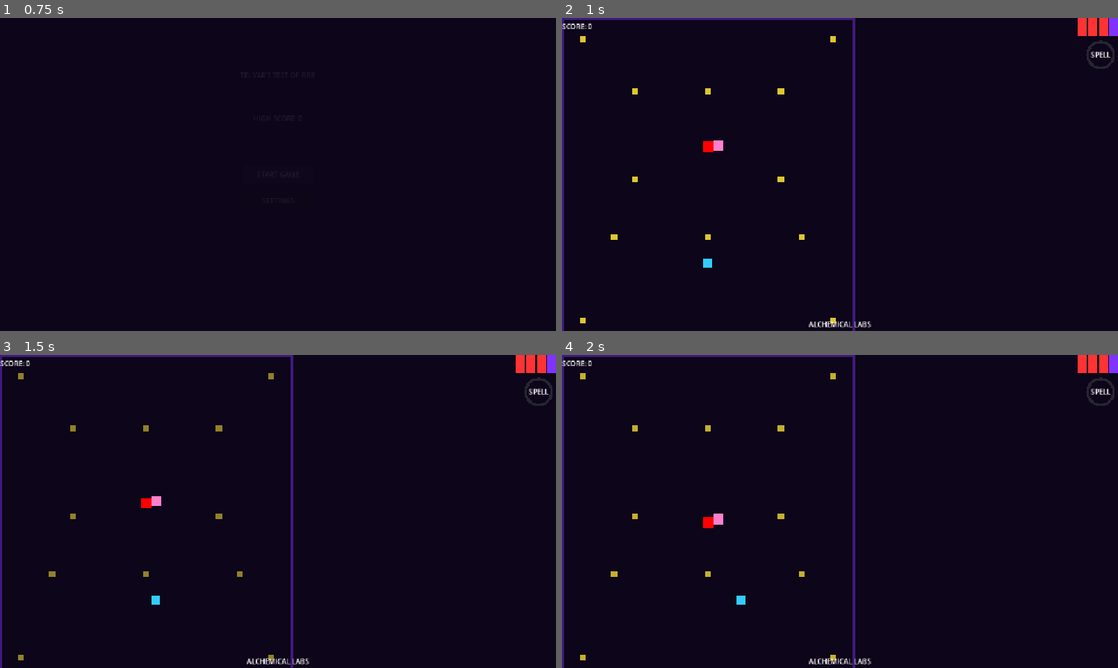
Above: before the commit, frames 1-4 (two rows, left to right).
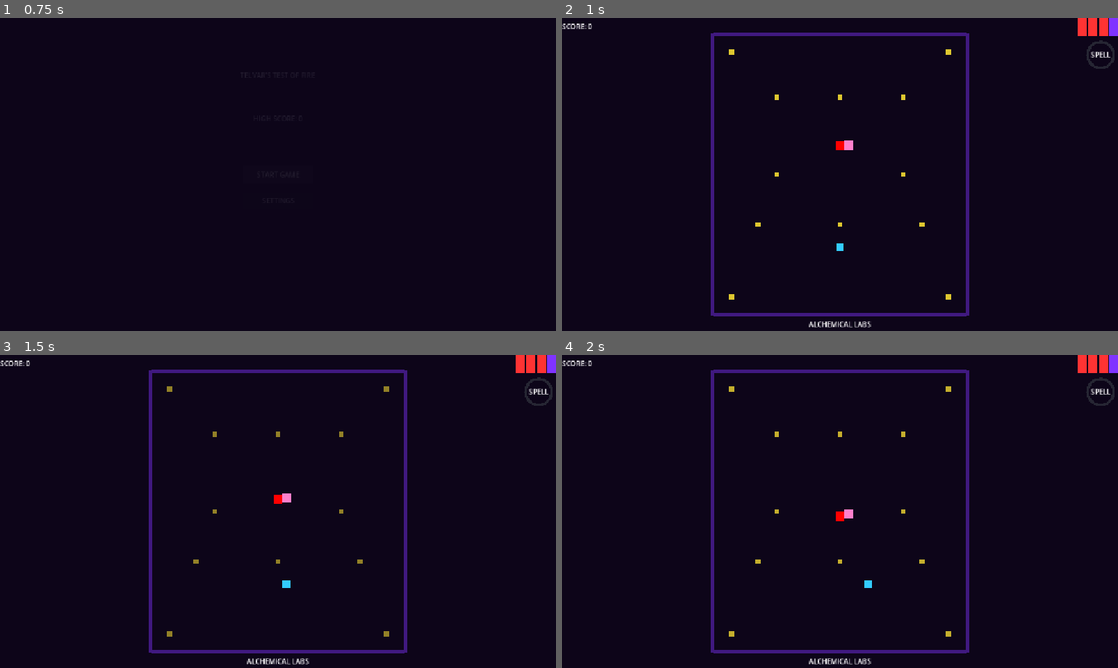
Above: after the commit, the same moments.

Repository: markcromwell/telvar-test-of-fire
Game: Godot game, scene res://scenes/Main.tscn
The game is run twice, just before and just after one commit, with the same random seed, the same clock (stepped at 60 frames per second) and the same inputs.
Inputs:
- Up to frame 1 (0.75 s): click "START GAME" at 0.5 s
- Up to frame 2 (1 s): no input
- Up to frame 3 (1.5 s): hold Right (move_right) from 1.28 s (still down)
- Up to frame 4 (2 s): keep holding Right (move_right)

Frame 1 is identical in both runs. In frame 2, 4.0% of the frame differs, in the area x 0-74%, y 0-100%; in frame 3, 4.0%; in frame 4, 4.0%.

Commit message:
fix: camera zoom, ghost-player collision, player bounds clamping
LevelBase: zoom camera to 0.87 so maze fits screen with room for HUD
  bars (TopBar 40px, BottomBar 30px). Maze (672x744) now visible without
  the level label overlapping the play area.

LevelBase: add _physics_process ghost-player distance check (< 14px).
  FRIGHTENED ghost -> get_banished(). SCATTER/CHASE ghost -> player dies.
  Uses safe duck-typed get("current_state") to avoid type errors.

Player: clamp position to [12,660] x [12,732] so player cannot walk
  off the bottom/sides of the maze even if raycast misses.

Co-Authored-By: Claude Sonnet 4.6 <noreply@anthropic.com>

Diff:
--- a/scripts/LevelBase.gd
+++ b/scripts/LevelBase.gd
@@ -17,12 +17,44 @@
 
 func _ready() -> void:
 	_setup_level()
+	_setup_camera()
 	GameManager.banish_mode_started.connect(_on_banish_started)
 	GameManager.banish_mode_ended.connect(_on_banish_ended)
 	if hud:
 		hud.set_level_name(level_name)
 		hud.restart_pressed.connect(_restart_level)
 		hud.quit_pressed.connect(_quit_to_title)
+
+
+func _setup_camera() -> void:
+	var cam := Camera2D.new()
+	cam.position = Vector2(336, 372)
+	cam.zoom = Vector2(0.87, 0.87)
+	add_child(cam)
+	cam.make_current()
+
+
+func _physics_process(_delta: float) -> void:
+	if not _player or not is_instance_valid(_player):
+		return
+	if not _player.is_alive:
+		return
+	for ghost in _ghosts:
+		if not is_instance_valid(ghost):
+			continue
+		if _player.position.distance_to(ghost.position) < 14.0:
+			_handle_ghost_contact(ghost)
+
+
+func _handle_ghost_contact(ghost: CharacterBody2D) -> void:
+	# State enum: SCATTER=0, CHASE=1, FRIGHTENED=2, EATEN=3
+	var state: int = ghost.get("current_state") if ghost.get("current_state") != null else -1
+	if state == 2:
+		if ghost.has_method("get_banished"):
+			ghost.get_banished()
+	elif state == 0 or state == 1:
+		if _player.has_method("hit_by_ghost"):
+			_player.hit_by_ghost()
 
 
 func _make_pixel_texture(w: int, h: int, color: Color) -> ImageTexture:
--- a/scripts/Player.gd
+++ b/scripts/Player.gd
@@ -74,6 +74,8 @@
 		is_moving = false
 	else:
 		position += move_vec
+	position.x = clampf(position.x, 12.0, 660.0)
+	position.y = clampf(position.y, 12.0, 732.0)
 
 
 func _can_move(direction: Vector2) -> bool:
